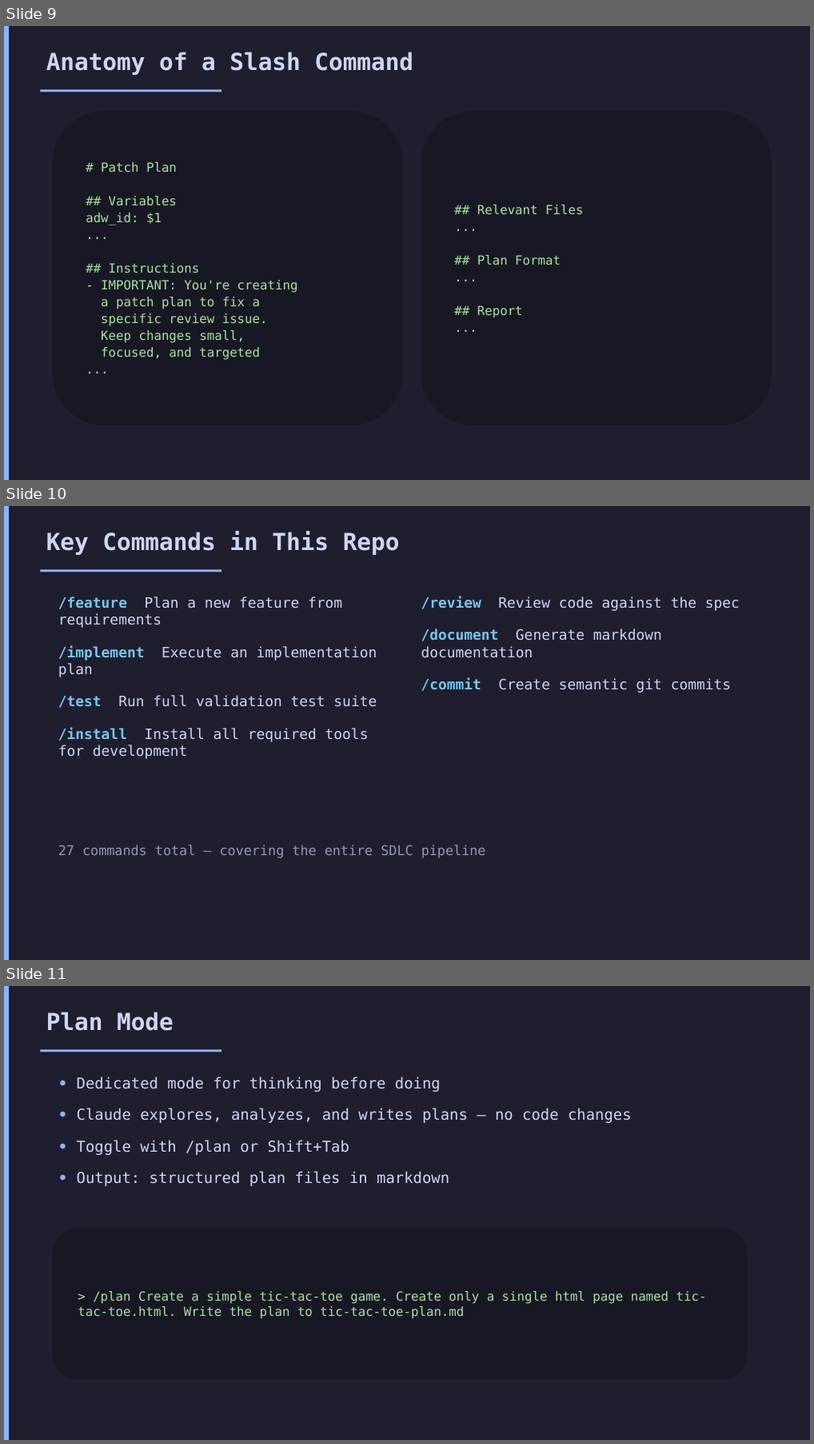
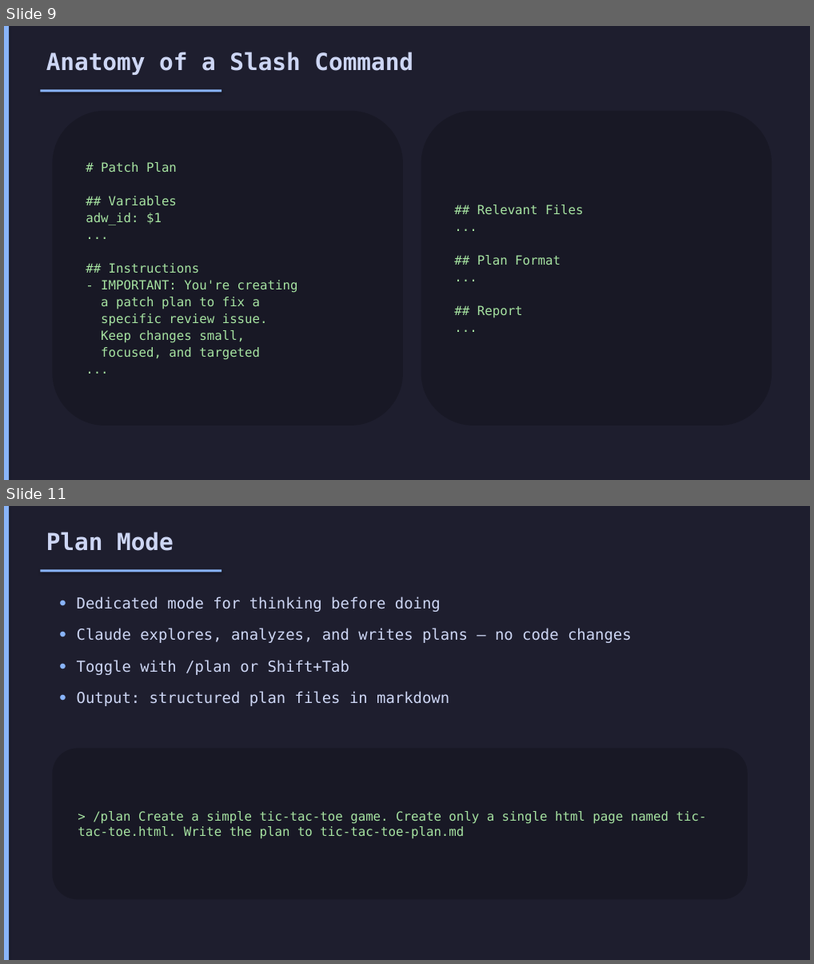
Before and after one commit to Adafy/cc-advanced-training, a slide deck: claude-code-advanced-training.pptx. Shown one above the other, each under a label of ours: slides 9, 10 and 11 before the commit, slides 9 and 11 after it; the slides between them are not shown. The pictures are 814x1444 and 814x964 pixels, drawn with LibreOffice and Linux fonts; fonts in the diff are those of the drawing. Boxes give left, top, right and bottom in pixels: in the first picture for what was removed or moved away, otherwise in the second. Text is boxed around its words. In the diff, an @@ line names an element or a change of style, - is before the commit and + after.

```diff
--- a/claude-code-advanced-training.pptx
+++ b/claude-code-advanced-training.pptx
@@ slide 10 removed at (x1=4, y1=506, x2=810, y2=960), background #1E1E2E @@
@@ rectangle removed at (x1=4, y1=506, x2=9, y2=960) @@
@@ text removed at (x1=46, y1=531, x2=400, y2=555) @@
-Key Commands in This Repo
@@ rectangle removed at (x1=40, y1=569, x2=222, y2=572) @@
@@ text removed at (x1=58, y1=596, x2=378, y2=759) @@
-/feature Plan a new feature from requirements
-/implement Execute an implementation plan
-/test Run full validation test suite
-/install Install all required tools for development
@@ text removed at (x1=422, y1=596, x2=740, y2=692) @@
-/review Review code against the spec
-/document Generate markdown documentation
-/commit Create semantic git commits
@@ text removed at (x1=58, y1=844, x2=486, y2=858) @@
-27 commands total — covering the entire SDLC pipeline
```
Also in this commit, not shown: 3 slides changed, 3 slides added, 4 other files.
